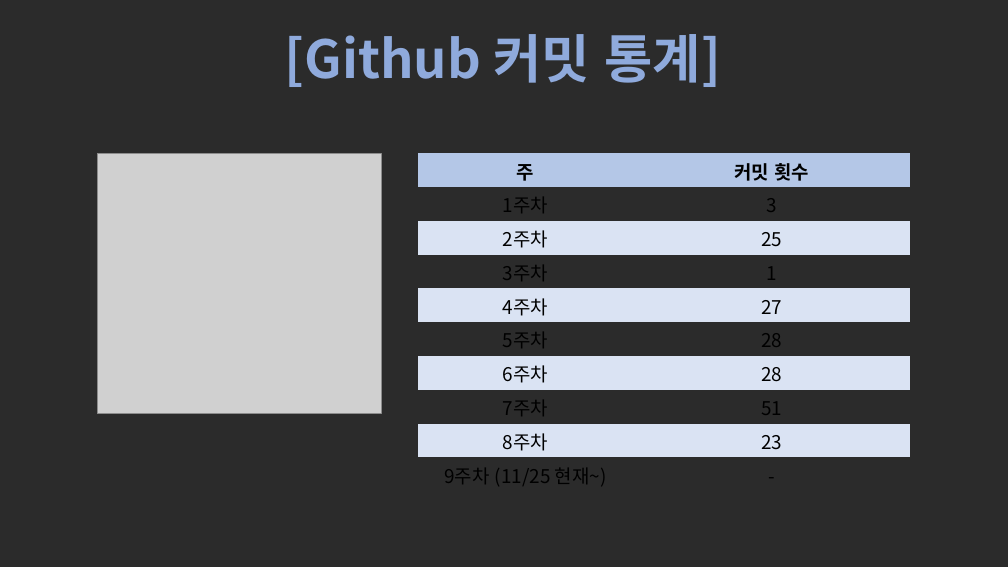
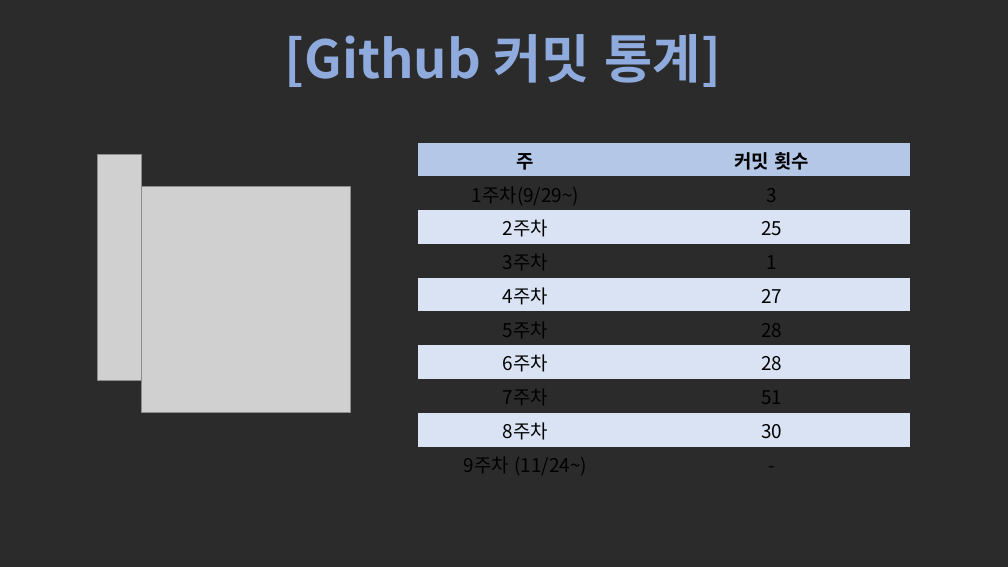
Before and after one commit to sun-yoon-e/2DGP_Term_Project, a slide deck: slide 4 of ppt/2DGP 3차 발표.pptx. Drawn at 1008x567 pixels with LibreOffice and Linux fonts; fonts in the diff are those of the drawing; grey boxes stand for pictures; background and template pictures are left out; a plain dark background stands for a picture behind light text. Boxes give left, top, right and bottom in pixels: in the first picture for what was removed or moved away, otherwise in the second. Text is boxed around its words. In the diff, an @@ line names an element or a change of style, - is before the commit and + after.

Commit message:
ppt

```diff
--- a/ppt/2DGP 3차 발표.pptx
+++ b/ppt/2DGP 3차 발표.pptx
@@ table at (x1=418, y1=143, x2=911, y2=481) @@
-row 2, column 1: 1주차
+row 2, column 1: 1주차(9/29~)
-row 9, column 2: 23
+row 9, column 2: 30
-row 10, column 1: 9주차 (11/25 현재~)
+row 10, column 1: 9주차 (11/24~)
@@ table moved from (x1=418, y1=154, x2=911, y2=492) to (x1=418, y1=143, x2=911, y2=481) @@
@@ picture added at (x1=98, y1=154, x2=141, y2=380) @@
@@ picture resized from (x1=98, y1=154, x2=381, y2=414) to (x1=141, y1=187, x2=351, y2=413) @@
```
Also in this commit, not shown: 1 other slide changed.
